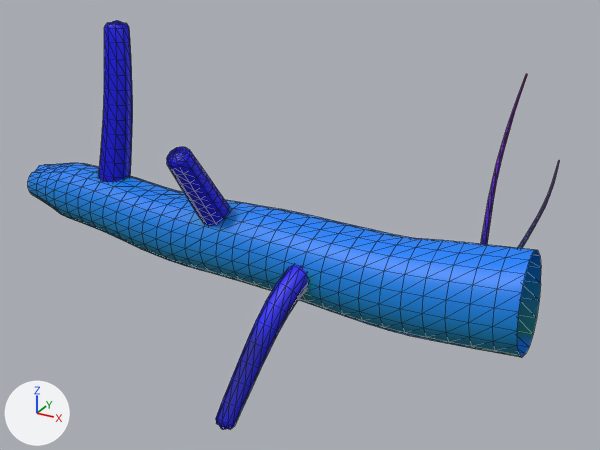
Two versions of the glTF model src/themes/fall/assets/old-windfall.glb, one commit apart.
Before and after are seen from a camera (50 mm lens) standing at (4.69, -7.03, 4.21) and looking at (0.78, 0.08, 0.66). The lights are fixed; the arrows at lower left show +X, +Y and +Z. The older version comes first. Mesh edges are drawn as thin lines. Where no turn or scale is listed for an object, it has been applied to the vertices. Vertices at exactly the same position are counted once.

Names of what the first picture shows: 'bark'.
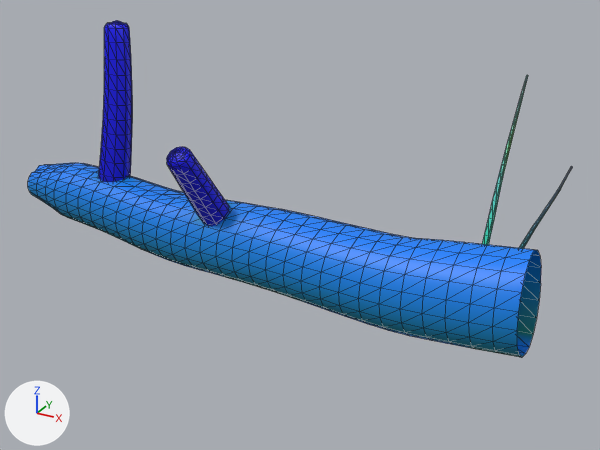
Where the newer file only moved an object's origin or applied its transform, the numbers keep the older frame.

Where the change shows, as pixel boxes (x1, y1, x2, y2) in the pictures (600 x 450 px; the box of a moved part takes in the faces that stretch with it):
'bark', reshaped (17% shorter): before (28, 21, 560, 429); after (28, 21, 573, 358)
part 1 of me_bark, deleted (blue): before (216, 265, 308, 429)
part 2 of me_bark, moved or reshaped: before (481, 79, 560, 248); after (482, 80, 573, 249)
part 3 of me_bark, recoloured: before (263, 74, 560, 308); after (263, 75, 573, 308)

The change, as a list of edits to the scene's bpy script:
```text
Change me_bark:
    used by ob_bark; location = (0.115, -0.184, 0.866)
    remove me_bark.from_pydata(...)  # 1158 vertices, 2200 faces; spans x -3.22..3.22, y -1.51..1.51, z -1.69..1.69
    add me_bark.from_pydata(...)  # 1008 vertices, 1920 faces; spans x -3.22..3.22, y -0.59..1.48, z -0.97..1.69
    me_bark part 1: the loose piece of 150 vertices spanning x 0.67..1.22, y -1.51..0.09, z -1.69..-0.25 is deleted
    me_bark part 2
    4 vertices are removed from x 2.39..2.44, y 1.21..1.27, z 0.07..0.08
    79 faces are deleted
    7 vertices in x 2.37..2.74, y 1.11..1.28, z -0.75..-0.48 move by (0.01, 0.0, 0.0)
    6 vertices in x 2.69..2.83, y 1.23..1.34, z -0.64..-0.3 move by (0.01, -0.01, 0.0)
    5 vertices in x 2.84..2.89, y 1.35..1.4, z -0.2..-0.07 move by (0.02, -0.02, 0.0)
    4 vertices in x 2.39..2.78, y 1.15..1.31, z -0.52..0.27 move by (0.02, 0.0, 0.0)
    3 vertices in x 2.65..2.72, y 1.22..1.3, z -0.76..-0.53 move by (0.01, 0.0, -0.01)
    3 vertices in x 2.92..2.94, y 1.41..1.44, z 0.04..0.05 move by (0.04, -0.03, -0.01)
    80 vertices move from x 2.37..3.01, y 1.11..1.51, z -0.76..1.39 to x 2.39..3.15, y 1.12..1.48, z -0.76..1.4
    4 vertices are added at (2.46, 1.28, 0.07), (2.43, 1.26, 0.08), (2.44, 1.22, 0.08), (2.49, 1.25, 0.07)
    79 new faces join them
    me_bark part 3: 649 kept faces spanning x -3.22..3.18, y -0.59..1.48, z -0.96..1.62 get new vertex colours
```
